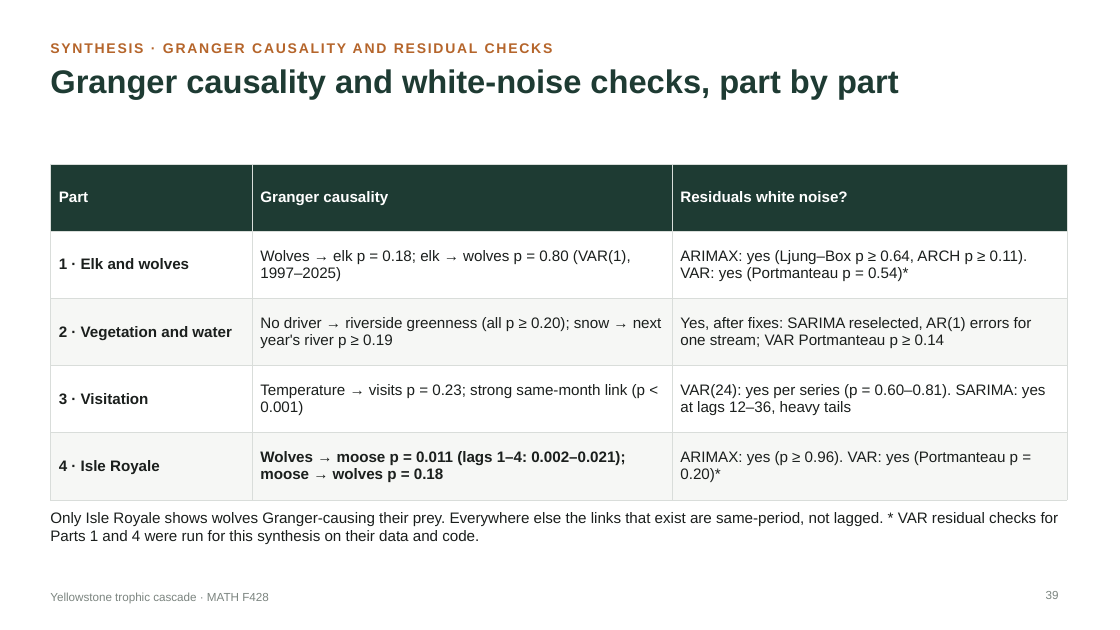
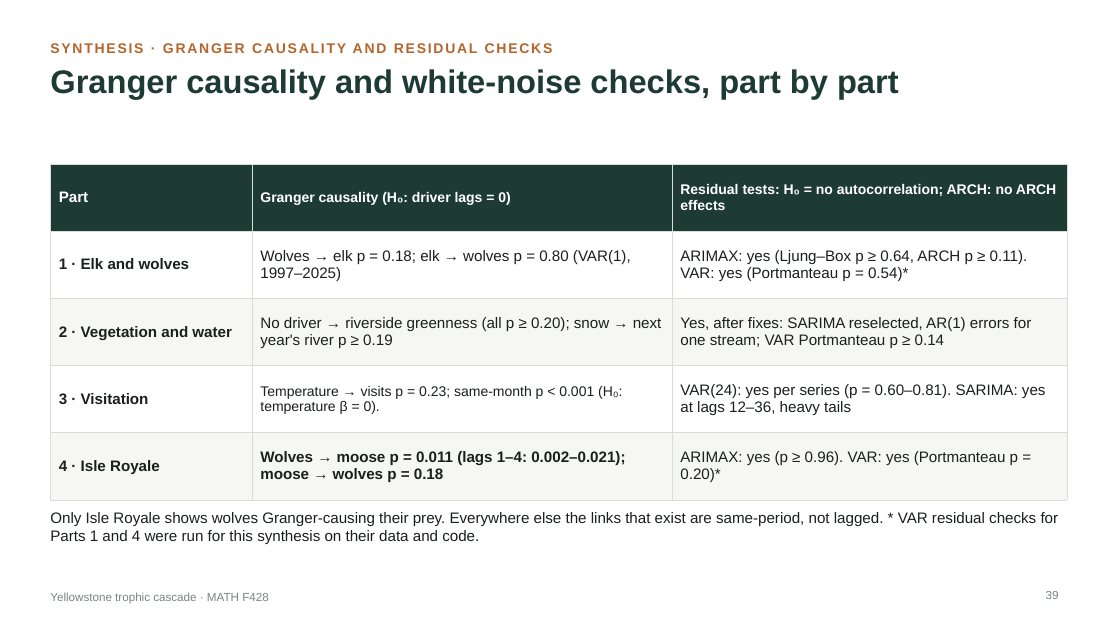
Before and after one commit to green-turtle18/yellowstone-tsa, a slide deck: slide 39 of 05_synthesis/final_presentation/Yellowstone_TSA_Combined.pptx. Drawn at 1120x630 pixels with LibreOffice and Linux fonts; fonts in the diff are those of the drawing. Boxes give left, top, right and bottom in pixels: in the first picture for what was removed or moved away, otherwise in the second. Text is boxed around its words. In the diff, an @@ line names an element or a change of style, - is before the commit and + after.

```diff
--- a/05_synthesis/final_presentation/Yellowstone_TSA_Combined.pptx
+++ b/05_synthesis/final_presentation/Yellowstone_TSA_Combined.pptx
@@ table at bbox=[50, 164, 1067, 486] @@
-row 1, column 2: Granger causality
+row 1, column 2: Granger causality (H₀: driver lags = 0)
-row 1, column 3: Residuals white noise?
+row 1, column 3: Residual tests: H₀ = no autocorrelation; ARCH: no ARCH effects
-row 4, column 2: Temperature → visits p = 0.23; strong same-month link (p < 0.001)
+row 4, column 2: Temperature → visits p = 0.23; same-month p < 0.001 (H₀: temperature β = 0).
```
Also in this commit, not shown: 17 other slides changed, 4 other files.
